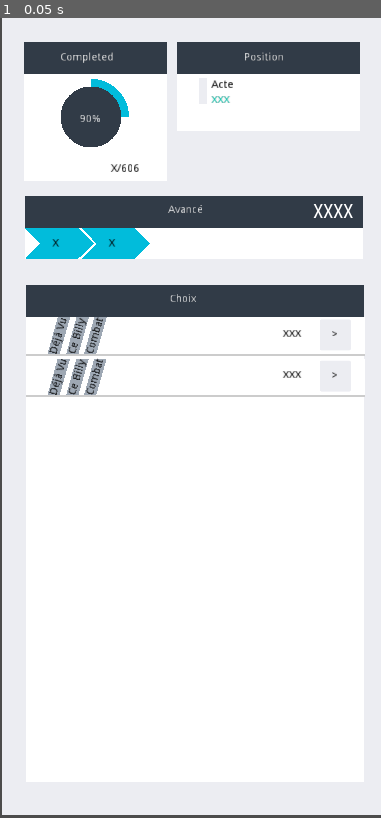
Above: before the commit, frame 1.
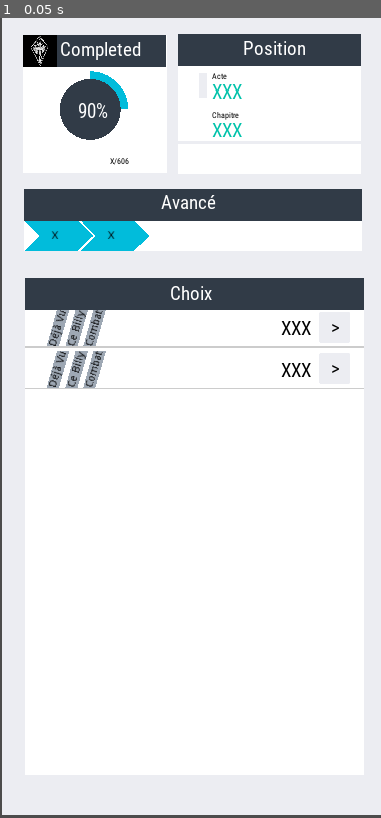
Above: after the commit, the same moment.

Repository: naparuba/fdcn
Game: Godot game, scene res://main.tscn
The game is run twice, just before and just after one commit, with the same random seed, the same clock (stepped at 60 frames per second) and the same inputs.
Inputs:
- Up to frame 1 (0.05 s): no input

The runs differ from the first frame. In frame 1, 8.8% of the frame differs, in the area x 6-96%, y 2-48%.
Error before the commit: Error calling built-in function 'len': Object can't provide a length. (res://main.gd:149)
Error after the commit: Error calling built-in function 'len': Object can't provide a length. (res://main.gd:147)

Commit message:
Add: rajout du bloc position correct

Diff:
--- a/ChapterChoice.tscn
+++ b/ChapterChoice.tscn
@@ -1,6 +1,7 @@
-[gd_scene load_steps=4 format=2]
+[gd_scene load_steps=5 format=2]
 
 [ext_resource path="res://ChapterChoice.gd" type="Script" id=1]
+[ext_resource path="res://fonts/amon_font.tres" type="DynamicFont" id=2]
 
 [sub_resource type="StyleBoxFlat" id=1]
 bg_color = Color( 1, 1, 1, 1 )
@@ -24,10 +25,11 @@
 }
 
 [node name="NBChapitre" type="Label" parent="."]
-margin_left = 338.0
-margin_top = 15.0
-margin_right = 378.0
-margin_bottom = 46.0
+margin_left = 337.405
+margin_top = 9.64857
+margin_right = 379.405
+margin_bottom = 74.6486
+custom_fonts/font = ExtResource( 2 )
 custom_colors/font_color = Color( 0, 0, 0, 1 )
 text = "XXX
 "
@@ -46,10 +48,11 @@
 }
 
 [node name="Label" type="Label" parent="click"]
-margin_left = 15.1533
-margin_top = 12.3471
-margin_right = 55.1533
-margin_bottom = 26.3471
+margin_left = 14.856
+margin_top = 4.61726
+margin_right = 54.856
+margin_bottom = 35.6173
+custom_fonts/font = ExtResource( 2 )
 custom_colors/font_color = Color( 0, 0, 0, 1 )
 text = ">"
 
--- /dev/null
+++ b/fonts/amon_font_small.tres
@@ -0,0 +1,7 @@
+[gd_resource type="DynamicFont" load_steps=2 format=2]
+
+[ext_resource path="res://fonts/RobotoCondensed-Regular.ttf" type="DynamicFontData" id=1]
+
+[resource]
+size = 11
+font_data = ExtResource( 1 )
--- a/gauge.tscn
+++ b/gauge.tscn
@@ -1,15 +1,17 @@
-[gd_scene load_steps=2 format=2]
+[gd_scene load_steps=3 format=2]
 
 [ext_resource path="res://gauge_inside_circle.gd" type="Script" id=1]
+[ext_resource path="res://fonts/amon_font.tres" type="DynamicFont" id=2]
 
 [node name="gauge" type="Node2D"]
 script = ExtResource( 1 )
 
 [node name="label" type="Label" parent="."]
-margin_left = -15.1361
-margin_top = -3.78403
-margin_right = 24.8639
-margin_bottom = 10.216
+margin_left = -16.3975
+margin_top = -13.0339
+margin_right = 23.6025
+margin_bottom = 17.9661
+custom_fonts/font = ExtResource( 2 )
 custom_colors/font_color = Color( 1, 1, 1, 1 )
 text = "90%"
 __meta__ = {
--- a/main.gd
+++ b/main.gd
@@ -9,10 +9,8 @@
 
 var current_lines = []
 
-onready var hbox_next_jumps = $Progress
-
-
-onready var Going_to_line = preload('res://going_to_line.tscn')
+
+
 onready var Bread = preload('res://bread.tscn')
 onready var Choice = preload('res://ChapterChoice.tscn')
 
@@ -167,7 +165,7 @@
 	fill_bar.value = 40  # 40% of the act is done
 
 	# The number
-	var _chapitre_label = $Background/Dreadcumb/Header/ChapitreEnCours
+	var _chapitre_label = $Background/Position/NumeroChapitre
 	_chapitre_label.text = '%s' % my_node['computed']['id']
 
 	#Breads
--- a/main.tscn
+++ b/main.tscn
@@ -1,8 +1,10 @@
-[gd_scene load_steps=11 format=2]
+[gd_scene load_steps=13 format=2]
 
 [ext_resource path="res://main.gd" type="Script" id=1]
 [ext_resource path="res://fonts/amon_font.tres" type="DynamicFont" id=2]
 [ext_resource path="res://ChapterChoice.tscn" type="PackedScene" id=3]
+[ext_resource path="res://images/fdcn_icon.png" type="Texture" id=4]
+[ext_resource path="res://fonts/amon_font_small.tres" type="DynamicFont" id=5]
 [ext_resource path="res://gauge.tscn" type="PackedScene" id=6]
 [ext_resource path="res://images/bar_fill.png" type="Texture" id=7]
 [ext_resource path="res://images/bar_background.png" type="Texture" id=8]
@@ -30,10 +32,10 @@
 }
 
 [node name="GlobalCompletion" type="Panel" parent="Background"]
-margin_left = 28.954
-margin_top = 32.3133
-margin_right = 217.954
-margin_bottom = 214.314
+margin_left = 28.1603
+margin_top = 21.9952
+margin_right = 217.16
+margin_bottom = 203.996
 custom_styles/panel = SubResource( 2 )
 __meta__ = {
 "_edit_use_anchors_": false
@@ -48,14 +50,20 @@
 }
 
 [node name="Label" type="Label" parent="Background/GlobalCompletion/Header"]
-margin_left = 47.877
-margin_top = 12.5992
-margin_right = 117.877
-margin_bottom = 26.5992
+margin_left = 48.0997
+margin_top = 4.0547
+margin_right = 155.1
+margin_bottom = 35.0547
+custom_fonts/font = ExtResource( 2 )
 text = "Completed"
 __meta__ = {
 "_edit_use_anchors_": false
 }
+
+[node name="fdcn" type="Sprite" parent="Background/GlobalCompletion/Header"]
+position = Vector2( 22.2236, 20.9834 )
+scale = Vector2( 0.103378, 0.0980473 )
+texture = ExtResource( 4 )
 
 [node name="Gauge" parent="Background/GlobalCompletion" instance=ExtResource( 6 )]
 position = Vector2( 88.3884, 97.9343 )
@@ -65,6 +73,7 @@
 margin_top = 159.324
 margin_right = 185.052
 margin_bottom = 173.324
+custom_fonts/font = ExtResource( 5 )
 custom_colors/font_color = Color( 0, 0, 0, 1 )
 custom_constants/shadow_offset_x = 0
 custom_constants/shadow_offset_y = 0
@@ -75,10 +84,10 @@
 }
 
 [node name="Position" type="Panel" parent="Background"]
-margin_left = 231.0
-margin_top = 32.0
-margin_right = 472.0
-margin_bottom = 148.0
+margin_left = 232.247
+margin_top = 21.2982
+margin_right = 473.247
+margin_bottom = 161.298
 custom_styles/panel = SubResource( 2 )
 __meta__ = {
 "_edit_use_anchors_": false
@@ -93,10 +102,11 @@
 }
 
 [node name="Label" type="Label" parent="Background/Position/Header"]
-margin_left = 88.24
-margin_top = 12.5992
-margin_right = 158.24
-margin_bottom = 26.5992
+margin_left = 85.8616
+margin_top = 3.68015
+margin_right = 167.862
+margin_bottom = 34.6801
+custom_fonts/font = ExtResource( 2 )
 text = "Position"
 __meta__ = {
 "_edit_use_anchors_": false
@@ -104,9 +114,10 @@
 
 [node name="LabelActe" type="Label" parent="Background/Position"]
 margin_left = 45.2576
-margin_top = 48.7458
+margin_top = 47.7458
 margin_right = 115.258
-margin_bottom = 62.7458
+margin_bottom = 61.7458
+custom_fonts/font = ExtResource( 5 )
 custom_colors/font_color = Color( 0, 0, 0, 1 )
 custom_constants/shadow_offset_x = 0
 custom_constants/shadow_offset_y = 0
@@ -118,9 +129,10 @@
 
 [node name="Acte" type="Label" parent="Background/Position"]
 margin_left = 45.0
-margin_top = 69.0
+margin_top = 61.4703
 margin_right = 207.0
-margin_bottom = 83.0
+margin_bottom = 92.4703
+custom_fonts/font = ExtResource( 2 )
 custom_colors/font_color = Color( 0, 0.760784, 0.666667, 1 )
 custom_constants/shadow_offset_x = 0
 custom_constants/shadow_offset_y = 0
@@ -131,20 +143,63 @@
 }
 
 [node name="fill_bar" type="TextureProgress" parent="Background/Position"]
-margin_left = 28.7206
-margin_top = 47.0676
-margin_right = 38.7206
-margin_bottom = 87.0676
+margin_left = 27.7206
+margin_top = 51.0676
+margin_right = 37.7206
+margin_bottom = 91.0676
 rect_scale = Vector2( 1, 0.839999 )
 texture_under = ExtResource( 8 )
 texture_progress = ExtResource( 7 )
 fill_mode = 3
+__meta__ = {
+"_edit_use_anchors_": false
+}
+
+[node name="LabelChapitre" type="Label" parent="Background/Position"]
+margin_left = 44.9239
+margin_top = 100.472
+margin_right = 114.924
+margin_bottom = 114.472
+custom_fonts/font = ExtResource( 5 )
+custom_colors/font_color = Color( 0, 0, 0, 1 )
+custom_constants/shadow_offset_x = 0
+custom_constants/shadow_offset_y = 0
+custom_constants/shadow_as_outline = 0
+text = "Chapitre"
+__meta__ = {
+"_edit_use_anchors_": false
+}
+
+[node name="NumeroChapitre" type="Label" parent="Background/Position"]
+margin_left = 45.3337
+margin_top = 111.193
+margin_right = 207.334
+margin_bottom = 142.193
+custom_fonts/font = ExtResource( 2 )
+custom_colors/font_color = Color( 0, 0.760784, 0.666667, 1 )
+custom_constants/shadow_offset_x = 0
+custom_constants/shadow_offset_y = 0
+custom_constants/shadow_as_outline = 0
+text = "XXX"
+__meta__ = {
+"_edit_use_anchors_": false
+}
+
+[node name="Billys" type="Panel" parent="Background"]
+margin_left = 232.0
+margin_top = 165.0
+margin_right = 473.0
+margin_bottom = 205.0
+custom_styles/panel = SubResource( 2 )
+__meta__ = {
+"_edit_use_anchors_": false
+}
 
 [node name="Dreadcumb" type="Panel" parent="Background"]
-margin_left = 30.0
-margin_top = 234.0
-margin_right = 475.0
-margin_bottom = 316.0
+margin_left = 29.2063
+margin_top = 223.682
+margin_right = 474.206
+margin_bottom = 305.682
 custom_styles/panel = SubResource( 2 )
 __meta__ = {
 "_edit_use_anchors_": false
@@ -158,22 +213,12 @@
 "_edit_use_anchors_": false
 }
 
-[node name="ChapitreEnCours" type="Label" parent="Background/Dreadcumb/Header"]
-margin_left = 380.192
-margin_top = 5.40005
-margin_right = 436.192
-margin_bottom = 36.4001
-custom_fonts/font = ExtResource( 2 )
-text = "XXXX"
-__meta__ = {
-"_edit_use_anchors_": false
-}
-
 [node name="Label" type="Label" parent="Background/Dreadcumb/Header"]
-margin_left = 189.04
-margin_top = 10.6149
-margin_right = 259.04
-margin_bottom = 24.6149
+margin_left = 180.576
+margin_top = 3.04227
+margin_right = 253.576
+margin_bottom = 34.0423
+custom_fonts/font = ExtResource( 2 )
 text = "Avancé"
 __meta__ = {
 "_edit_use_anchors_": false
@@ -198,10 +243,10 @@
 margin_bottom = 0.0
 
 [node name="Next" type="Panel" parent="Background"]
-margin_left = 32.0
-margin_top = 351.0
-margin_right = 477.0
-margin_bottom = 1003.0
+margin_left = 31.2063
+margin_top = 340.682
+margin_right = 476.206
+margin_bottom = 992.682
 custom_styles/panel = SubResource( 2 )
 __meta__ = {
 "_edit_use_anchors_": false
@@ -216,10 +261,11 @@
 }
 
 [node name="Label" type="Label" parent="Background/Next/Header"]
-margin_left = 189.04
-margin_top = 10.6149
-margin_right = 259.04
-margin_bottom = 24.6149
+margin_left = 189.601
+margin_top = 5.00259
+margin_right = 259.601
+margin_bottom = 36.0026
+custom_fonts/font = ExtResource( 2 )
 text = "Choix"
 __meta__ = {
 "_edit_use_anchors_": false
